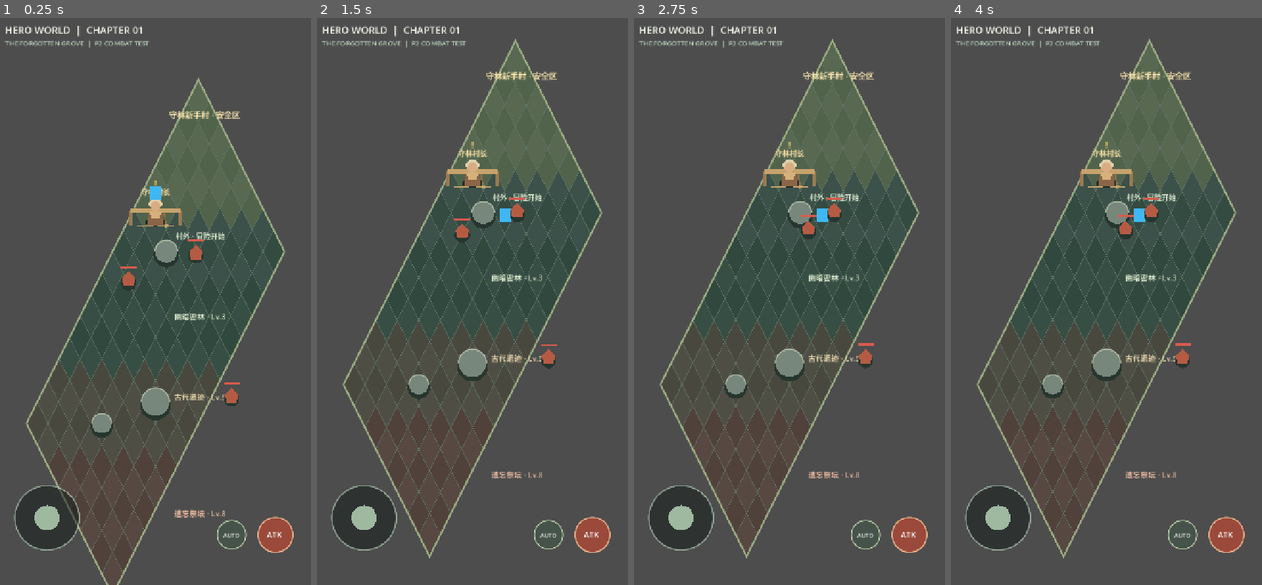
Above: before the commit, frames 1-4 (left to right).
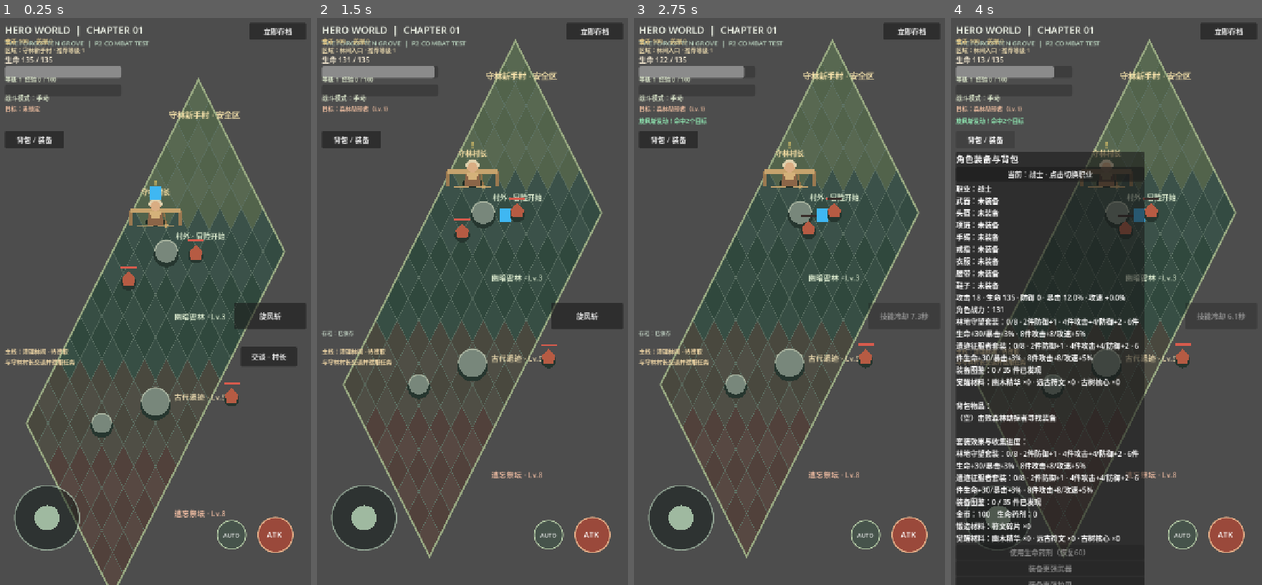
Above: after the commit, the same moments.

Repository: oneyi53/Legend53
Game: Godot game, scene res://scenes/boot/main.tscn
The game is run twice, just before and just after one commit, with the same random seed, the same clock (stepped at 60 frames per second) and the same inputs.
Inputs (mouse positions are in pixels of both pictures, inside the frame that each line leads up to):
- Up to frame 1 (0.25 s): no input
- Up to frame 2 (1.5 s): move the mouse to (544, 267) at 0.52 s; hold D (move_right) 0.53-1.25 s; tap Space (attack) at 0.6 s; click (544, 267) at 0.67 s; drag from (407, 329) to (456, 414) at 1.27 s
- Up to frame 3 (2.75 s): click (904, 318) at 2 s, where only the run after the commit has a clickable "旋风斩"
- Up to frame 4 (4 s): click (1227, 29) at 2.75 s, where only the run after the commit has a clickable "立即存档"; click (985, 137) at 3.5 s, where only the run after the commit has a clickable "背包 / 装备"

The runs differ from the first frame. In frame 1, 4.3% of the frame differs, in the area x 1-99%, y 1-62%; in frame 2, 3.8%; in frame 3, 3.1%; in frame 4, 44%, in the area x 1-99%, y 1-100%.
Error before the commit: Parse Error: Expected new line after "\". (res://scripts/ui/battle_hud.gd:30)

Commit message:
Fix HUD awakening button declaration newline

Diff:
--- a/scripts/ui/battle_hud.gd
+++ b/scripts/ui/battle_hud.gd
@@ -27,7 +27,8 @@
 var _service_npcs: Array[Node2D] = []
 var _dialogue_title: Label
 var _dialogue_secondary: Button
-var _dialogue_forge_button: Button\nvar _dialogue_awaken_button: Button
+var _dialogue_forge_button: Button
+var _dialogue_awaken_button: Button
 var _currency_text: Label
 var _potion_button: Button
 var _skill_button: Button
